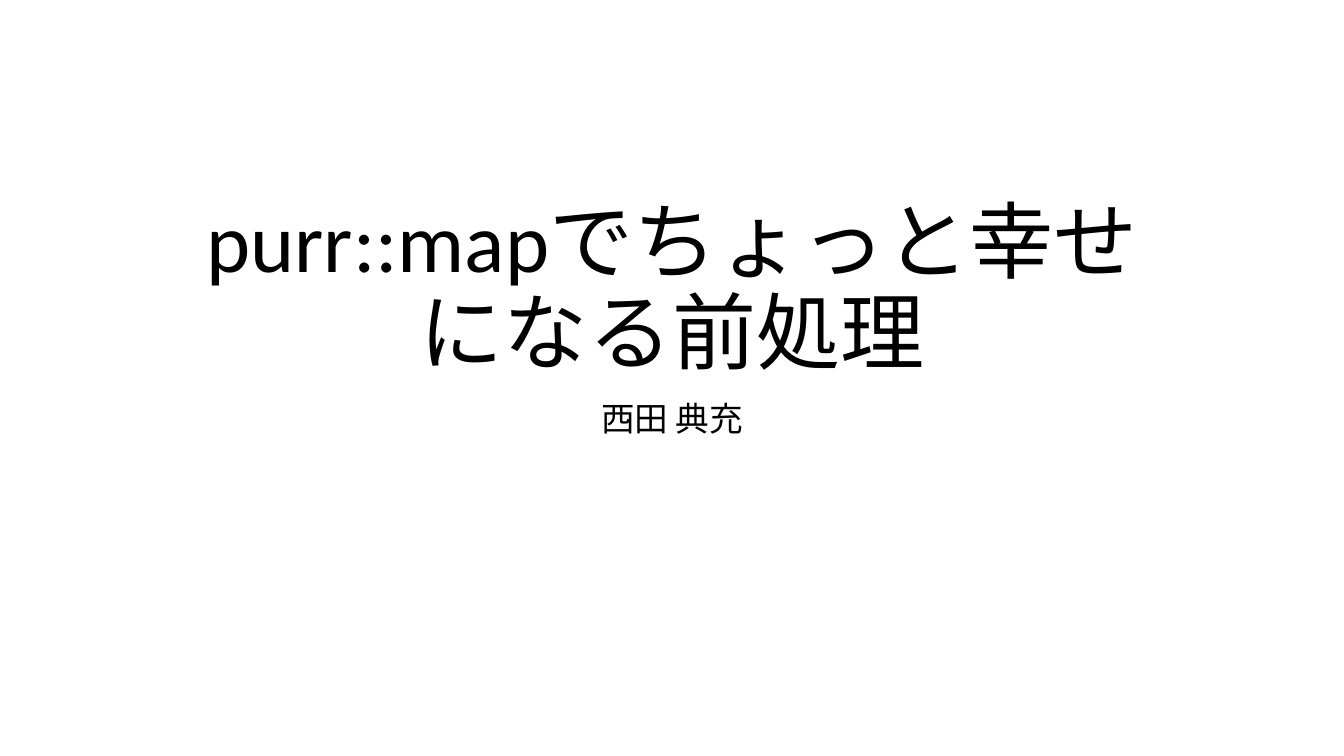
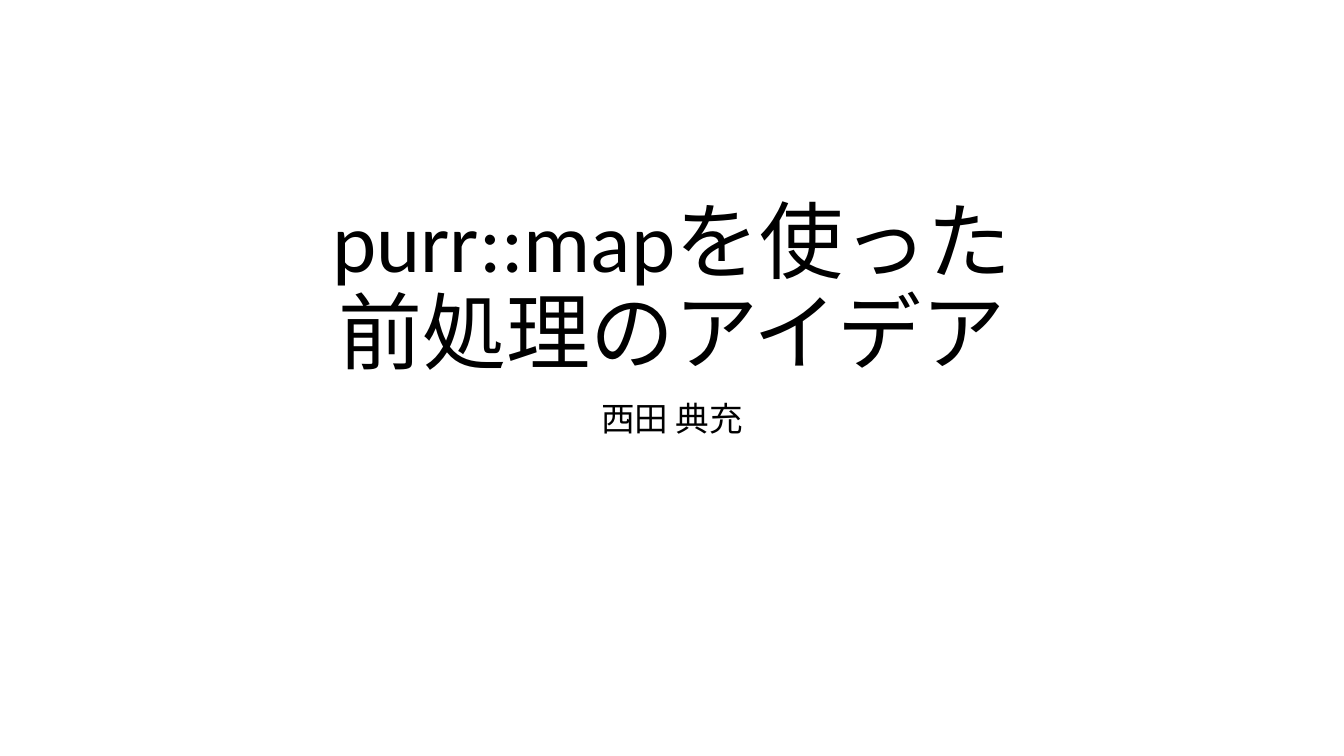
Before and after one commit to ironwest/maeshyoriR, a slide deck: slide 1 of 前処理R.pptx. Drawn at 1344x756 pixels with LibreOffice and Linux fonts; fonts in the diff are those of the drawing. Boxes give left, top, right and bottom in pixels: in the first picture for what was removed or moved away, otherwise in the second. Text is boxed around its words. In the diff, an @@ line names an element or a change of style, - is before the commit and + after.

```diff
--- a/前処理R.pptx
+++ b/前処理R.pptx
@@ title at (332,203,1011,370): text changed @@
-purr::mapでちょっと幸せになる前処理
+purr::mapを使った
+前処理のアイデア
```
Also in this commit, not shown: 1 other slide changed, 1 other file.
